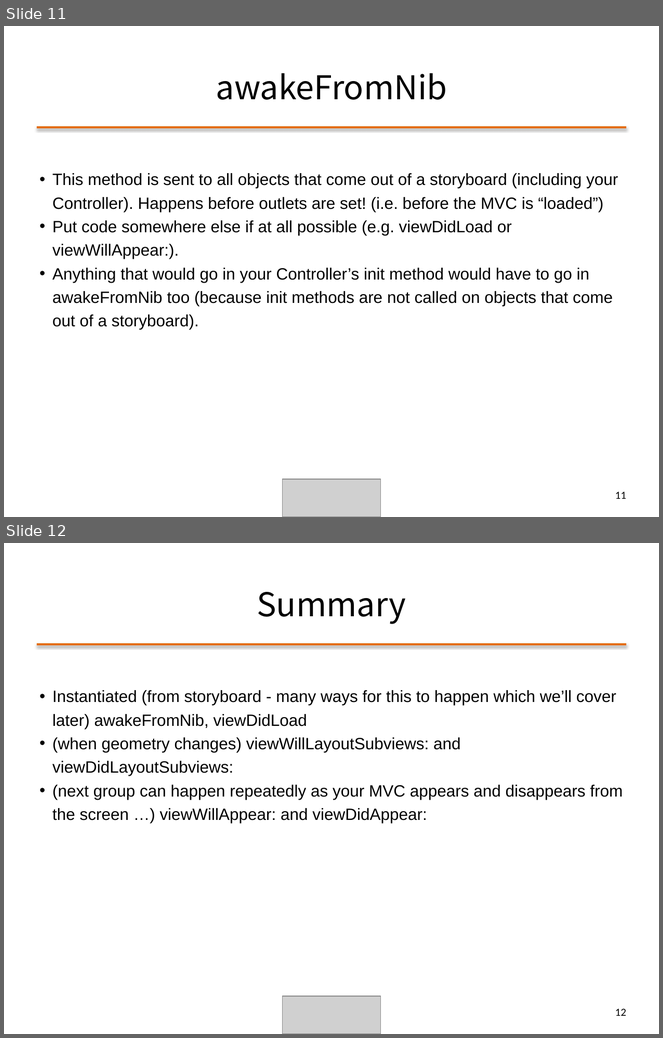
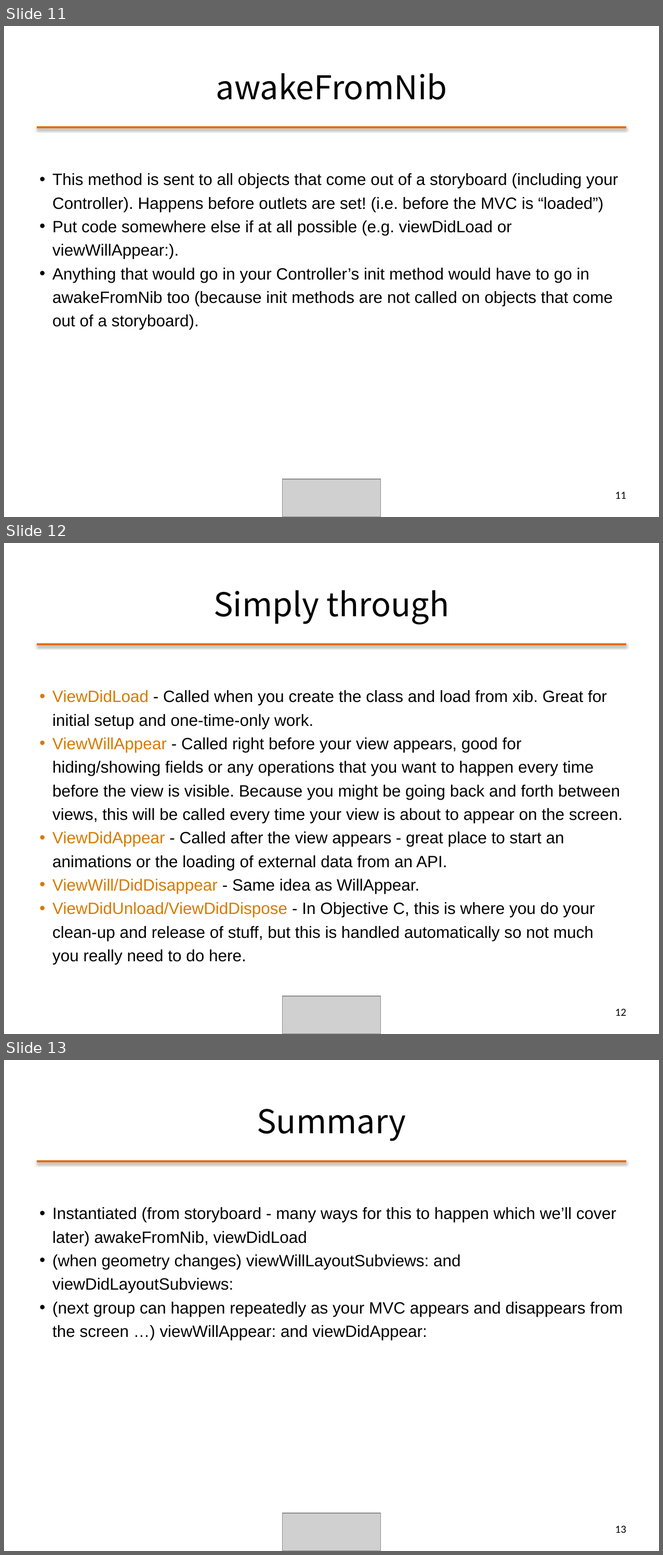
Before and after one commit to ALPHACamp/Camp-3-iOS-Dev, a slide deck: Class presentation/Week5 - Edward/11-05-2014.pptx. Shown one above the other, each under a label of ours: slides 11 and 12 before the commit, slides 11, 12 and 13 after it. The pictures are 663x1038 and 663x1555 pixels, drawn with LibreOffice and Linux fonts; fonts in the diff are those of the drawing; grey boxes stand for pictures. Boxes give left, top, right and bottom in pixels: in the first picture for what was removed or moved away, otherwise in the second. Text is boxed around its words. In the diff, an @@ line names an element or a change of style, - is before the commit and + after.

Commit message:
Add class slide and example

```diff
--- a/Class presentation/Week5 - Edward/11-05-2014.pptx
+++ b/Class presentation/Week5 - Edward/11-05-2014.pptx
@@ slide 12 added at box(4, 543, 659, 1034), background #FFFFFF @@
@@ title added at box(214, 590, 449, 625), 36 pt, text #000000 @@
+Simply through
@@ line added from (37, 644) to (626, 644), #E46C0A 2.5 pt @@
@@ text added at box(52, 690, 623, 965), 18 pt, text #000000 @@
+• ViewDidLoad - Called when you create the class and load from xib. Great for initial setup and one-time-only work.
+• ViewWillAppear - Called right before your view appears, good for hiding/showing fields or any operations that you want to happen every time before the view is visible. Because you might be going back and forth between views, this will be called every time your view is about to appear on the screen.
+• ViewDidAppear - Called after the view appears - great place to start an animations or the loading of external data from an API.
+• ViewWill/DidDisappear - Same idea as WillAppear.
+• ViewDidUnload/ViewDidDispose - In Objective C, this is where you do your clean-up and release of stuff, but this is handled automatically so not much you really need to do here.
@@ picture added at box(283, 996, 380, 1034) @@
@@ page number added at box(616, 1009, 626, 1016), 12 pt, text #000000 @@
+12
@@ what was slide 12 is now slide 13 @@
@@ page number at box(616, 1526, 626, 1533): text changed @@
-12
+13
```
Also in this commit, not shown: 1 other file.
